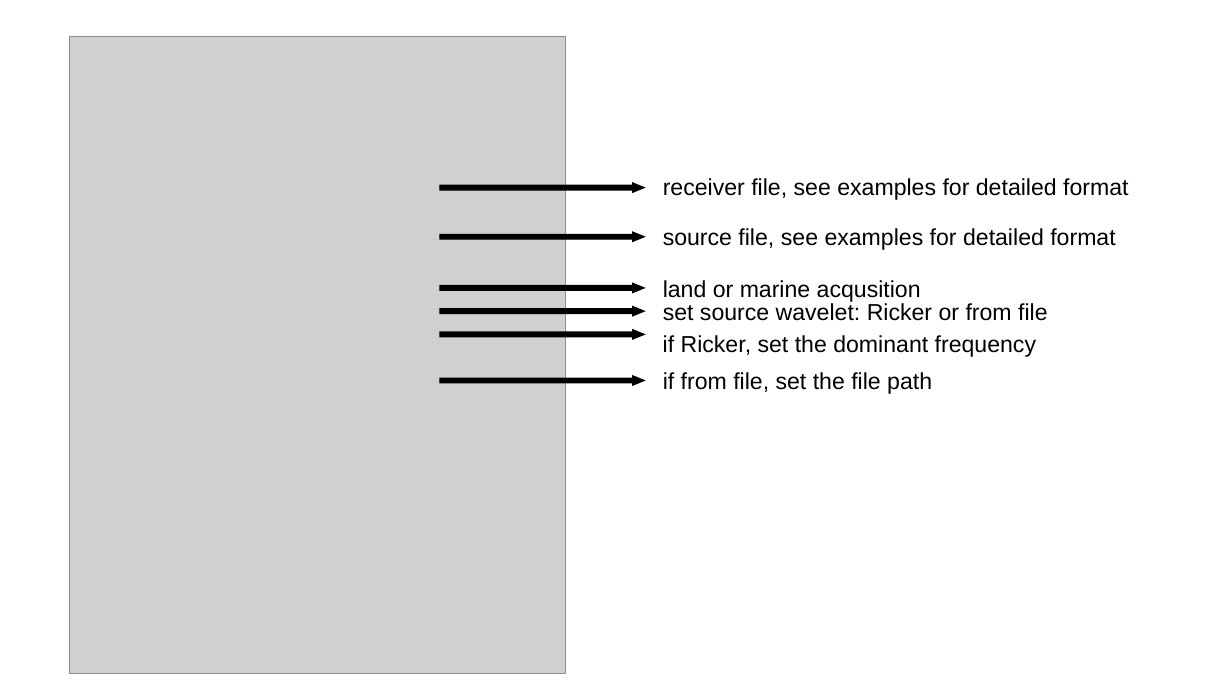
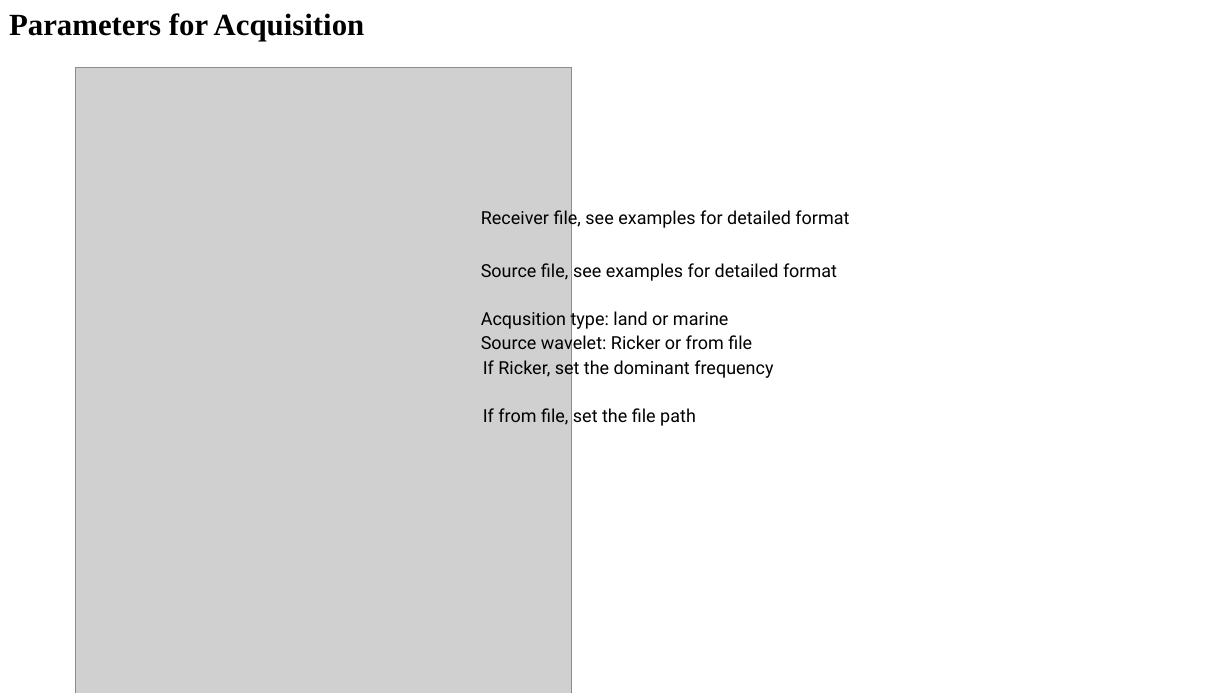
Before and after one commit to seisfwi/SWIT, a slide deck: slide 9 of doc/Introduction to SWIT.pptx (slide 4 before the commit). Drawn at 1232x693 pixels with LibreOffice and Linux fonts; fonts in the diff are those of the drawing; grey boxes stand for pictures. Boxes give left, top, right and bottom in pixels: in the first picture for what was removed or moved away, otherwise in the second. Text is boxed around its words. In the diff, an @@ line names an element or a change of style, - is before the commit and + after.

```diff
--- a/doc/Introduction to SWIT.pptx
+++ b/doc/Introduction to SWIT.pptx
@@ text added at bbox=[9, 13, 365, 41], 24 pt, text #000000, bold @@
+Parameters for Acquisition
@@ picture: place and size @@
-picture at bbox=[69, 36, 567, 674]
+picture at bbox=[75, 67, 572, 693]
@@ right arrow removed at bbox=[440, 183, 644, 192] @@
@@ text at bbox=[481, 208, 849, 230]: text changed; size 18 to 14 pt; font Arial to Roboto @@
-receiver file, see examples for detailed format
+Receiver file, see examples for detailed format
@@ right arrow removed at bbox=[440, 232, 644, 241] @@
@@ text at bbox=[481, 263, 837, 281]: text changed; size 18 to 14 pt; font Arial to Roboto @@
-source file, see examples for detailed format
+Source file, see examples for detailed format
@@ right arrow removed at bbox=[440, 284, 644, 293] @@
@@ right arrow removed at bbox=[440, 307, 644, 316] @@
@@ text at bbox=[481, 309, 728, 331]: text changed; size 18 to 14 pt; font Arial to Roboto @@
-land or marine acqusition
+Acqusition type: land or marine
@@ right arrow removed at bbox=[440, 330, 644, 339] @@
@@ text at bbox=[481, 333, 752, 355]: text changed; size 18 to 14 pt; font Arial to Roboto @@
-set source wavelet: Ricker or from file
+Source wavelet: Ricker or from file
@@ text at bbox=[483, 358, 773, 380]: text changed; size 18 to 14 pt; font Arial to Roboto @@
-if Ricker, set the dominant frequency
+If Ricker, set the dominant frequency
@@ right arrow removed at bbox=[440, 376, 644, 385] @@
@@ text at bbox=[483, 408, 696, 426]: text changed; size 18 to 14 pt; font Arial to Roboto @@
-if from file, set the file path
+If from file, set the file path
```
Also in this commit, not shown: 4 other slides changed, 6 slides added, 3 other files.
